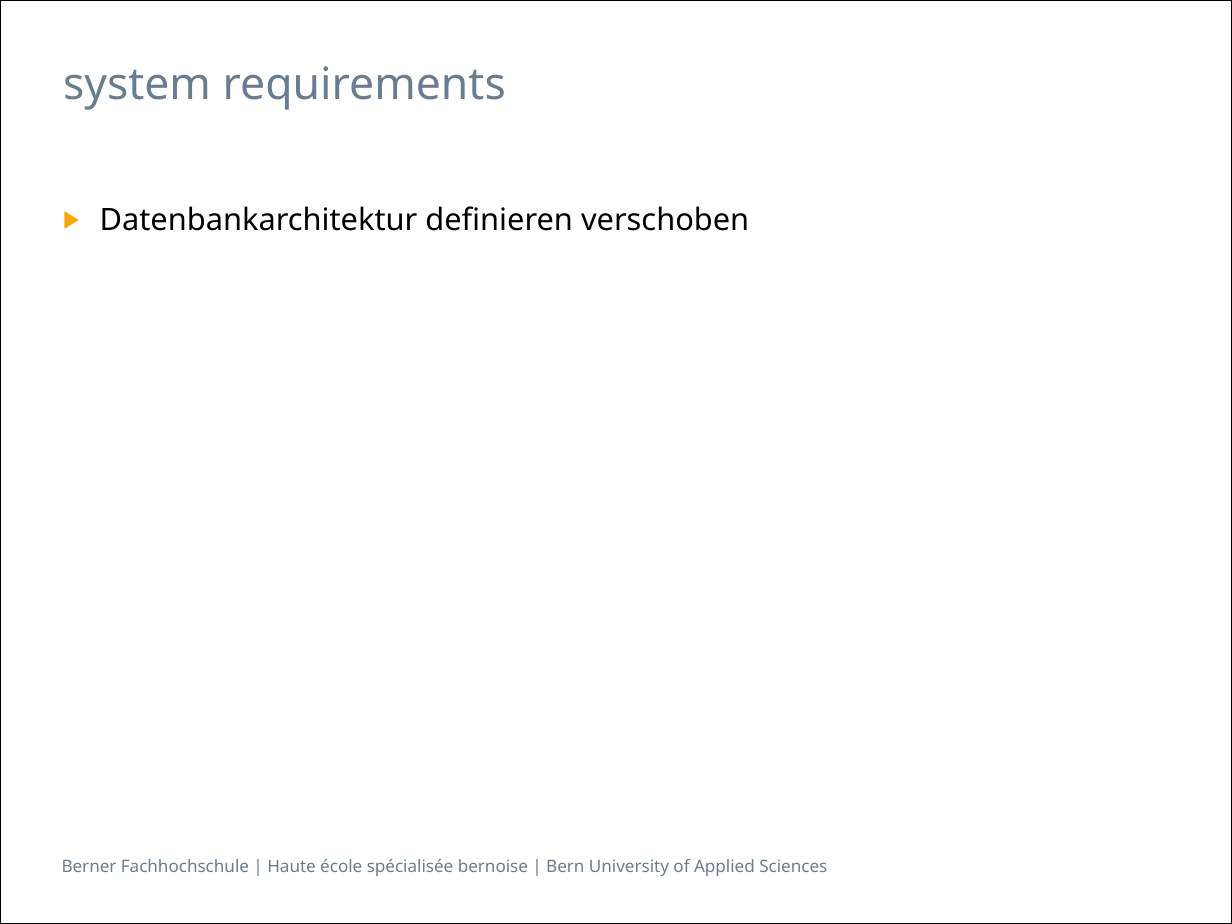
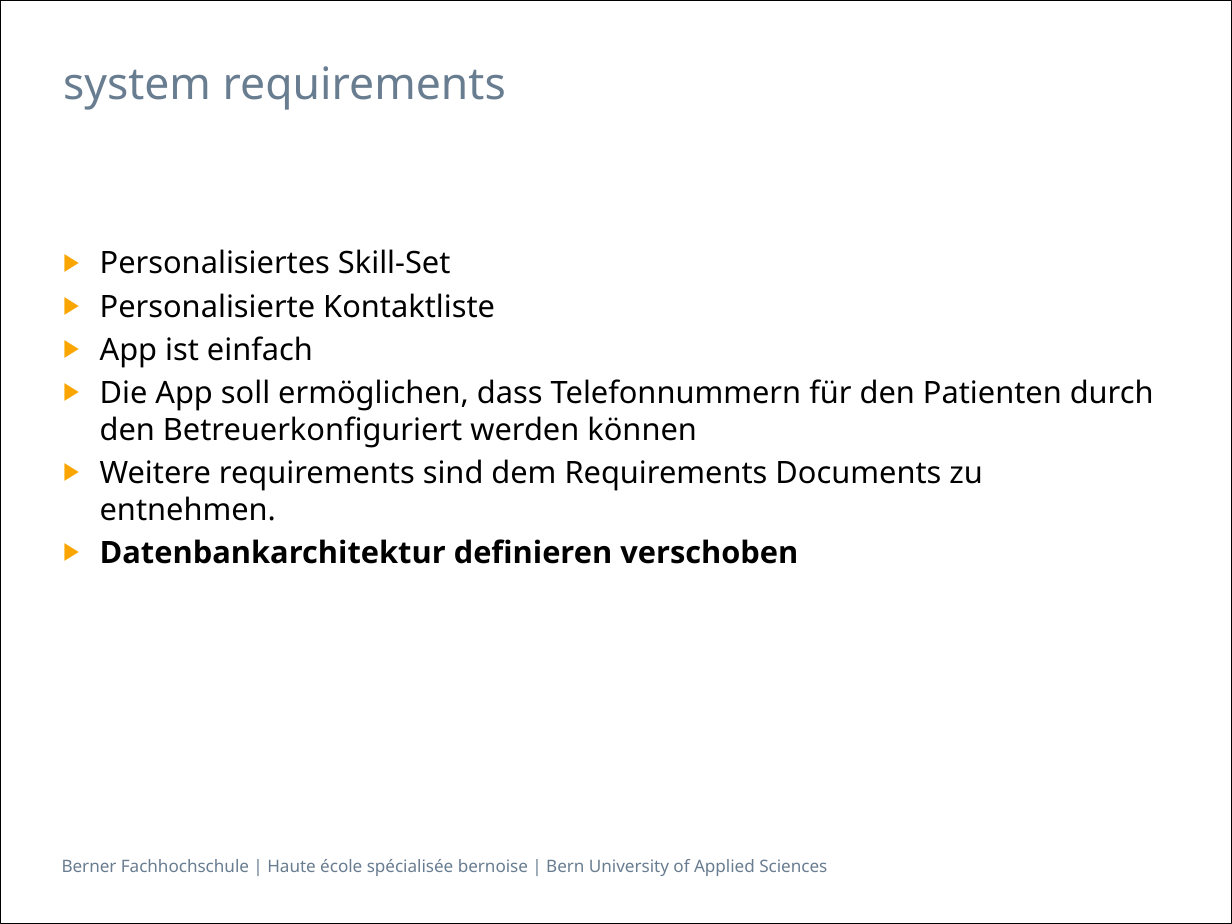
Before and after one commit to sirlordrouter/ch.bfh.btx8081.w2013.green, a slide deck: slide 4 of doc/task10/Praesentation_Task 9_und_Task 10.pptx. Drawn at 1232x924 pixels with LibreOffice and Linux fonts; fonts in the diff are those of the drawing. Boxes give left, top, right and bottom in pixels: in the first picture for what was removed or moved away, otherwise in the second. Text is boxed around its words. In the diff, an @@ line names an element or a change of style, - is before the commit and + after.

```diff
--- a/doc/task10/Praesentation_Task 9_und_Task 10.pptx
+++ b/doc/task10/Praesentation_Task 9_und_Task 10.pptx
@@ text at [100,249,1154,521]: paragraphs added @@
+▶ Personalisiertes Skill-Set
+▶ Personalisierte Kontaktliste
+▶ App ist einfach
+▶ Die App soll ermöglichen, dass Telefonnummern für den Patienten durch den Betreuerkonfiguriert werden können
+▶ Weitere requirements sind dem Requirements Documents zu entnehmen.
@@ text at [100,539,798,564]: bold on in "Datenbankarchitektur definieren verschoben" @@
```
Also in this commit, not shown: 1 other slide changed, 2 slides added.
